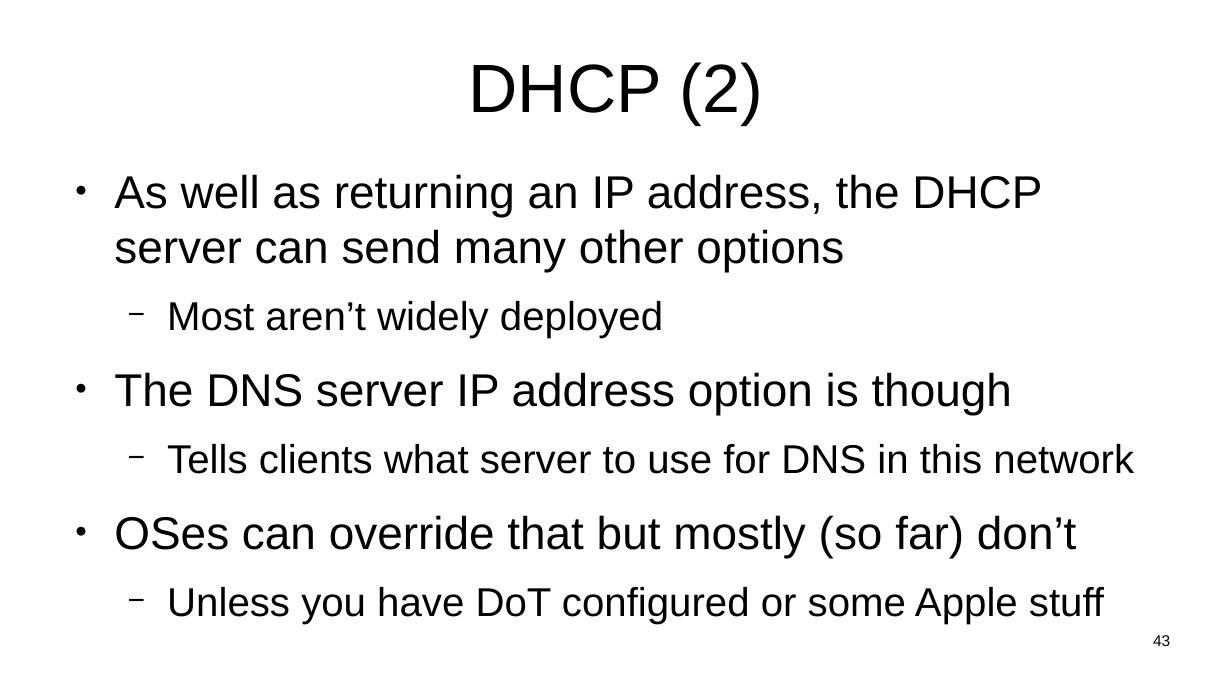
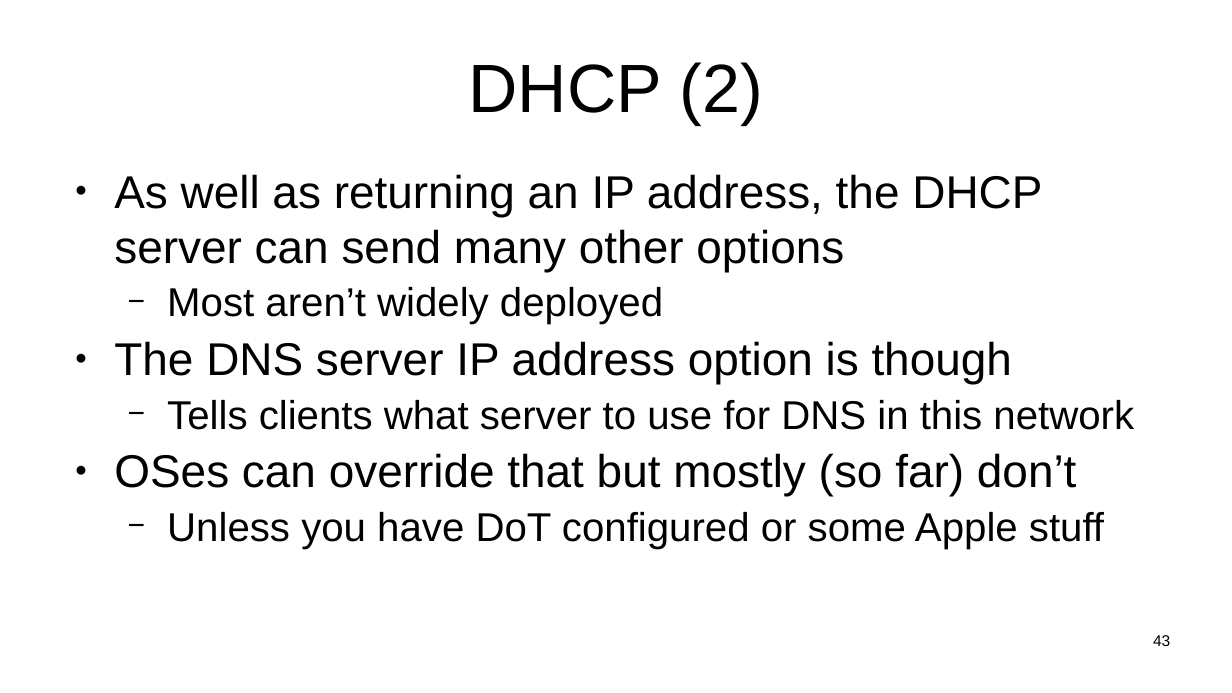
Before and after one commit to sftcd/witidtm, a slide deck: slide 43 of lectures/2024-2025/labs.odp. Drawn at 1232x693 pixels with LibreOffice and Linux fonts; fonts in the diff are those of the drawing. Boxes give left, top, right and bottom in pixels: in the first picture for what was removed or moved away, otherwise in the second. Text is boxed around its words. In the diff, an @@ line names an element or a change of style, - is before the commit and + after.

```diff
--- a/lectures/2024-2025/labs.odp
+++ b/lectures/2024-2025/labs.odp
@@ text "As well as returning an ..." at (114, 174, 1134, 549): less space between paragraphs @@
```
Also in this commit, not shown: 6 other slides changed, 8 slides added, 3 other files.
